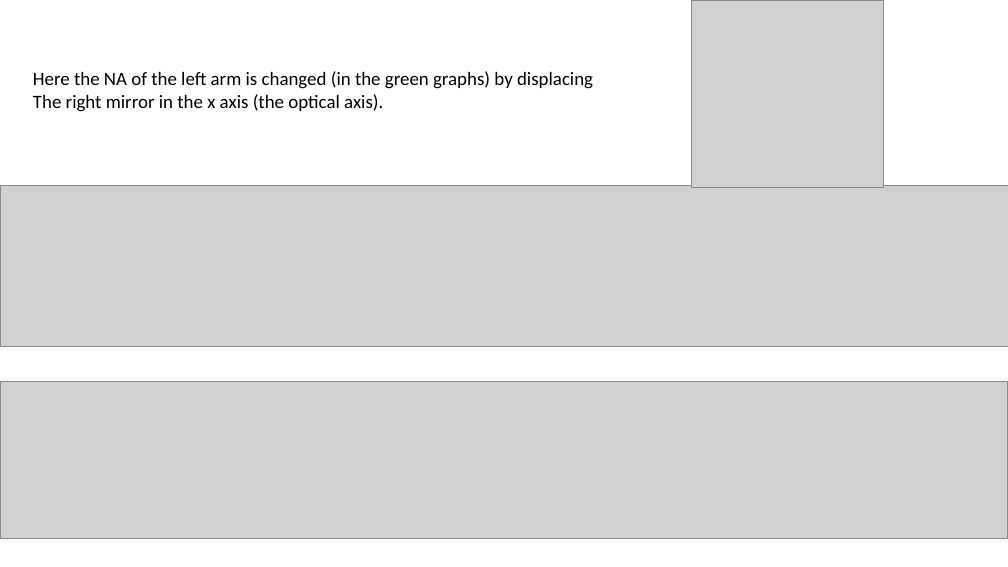
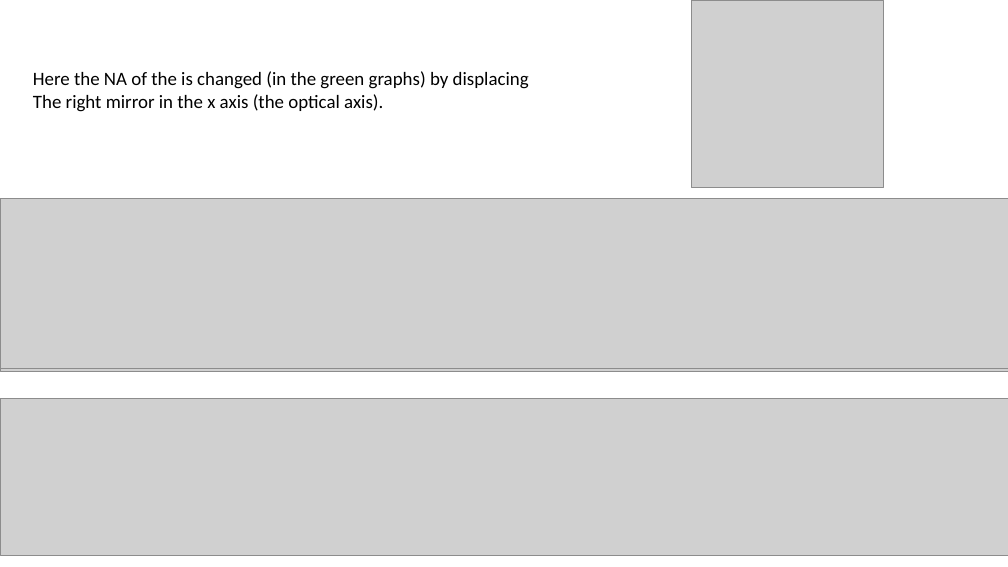
Before and after one commit to mkali-weizmann/cavity-design, a slide deck: slide 5 of figures/Overlap as a function of perturbation.pptx. Drawn at 1008x567 pixels with LibreOffice and Linux fonts; fonts in the diff are those of the drawing; grey boxes stand for pictures. Boxes give left, top, right and bottom in pixels: in the first picture for what was removed or moved away, otherwise in the second. Text is boxed around its words. In the diff, an @@ line names an element or a change of style, - is before the commit and + after.

```diff
--- a/figures/Overlap as a function of perturbation.pptx
+++ b/figures/Overlap as a function of perturbation.pptx
@@ text at (x1=33, y1=71, x2=529, y2=89): text changed @@
-Here the NA of the left arm is changed (in the green graphs) by displacing
+Here the NA of the is changed (in the green graphs) by displacing
@@ picture resized from (x1=1, y1=185, x2=1008, y2=346) to (x1=0, y1=199, x2=1008, y2=368) @@
@@ picture added at (x1=0, y1=211, x2=1008, y2=372) @@
@@ picture moved from (x1=0, y1=382, x2=1008, y2=539) to (x1=0, y1=399, x2=1008, y2=556) @@
```
Also in this commit, not shown: 2 slides added, 1 slide removed, 5 other files.
